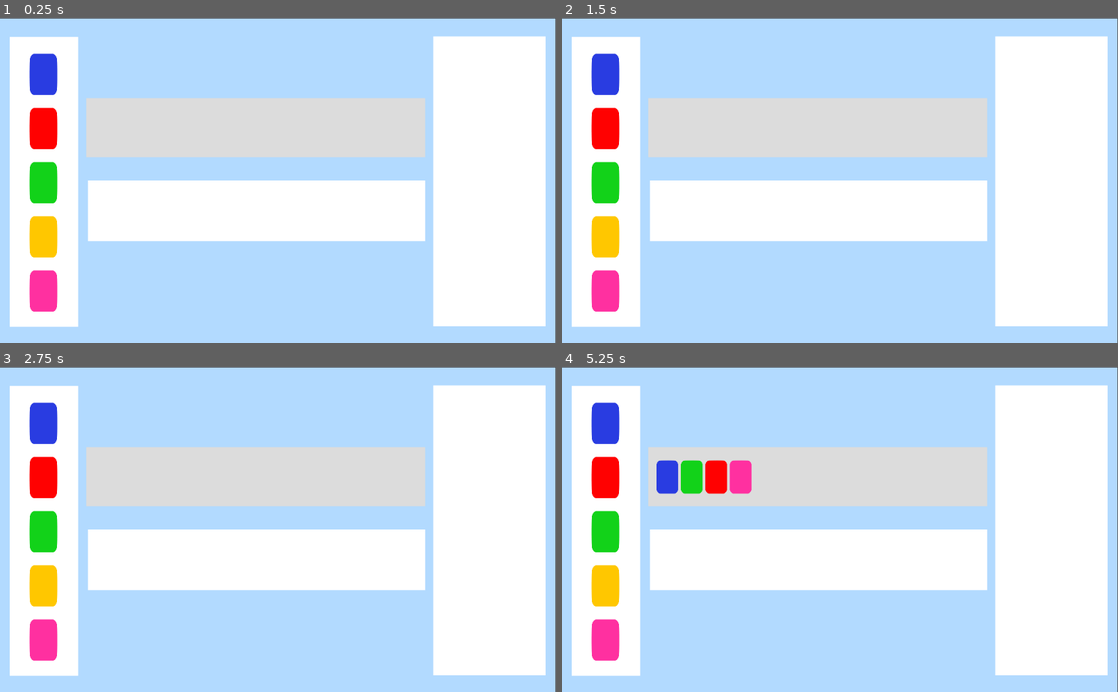
Above: before the commit, frames 1-4 (two rows, left to right).
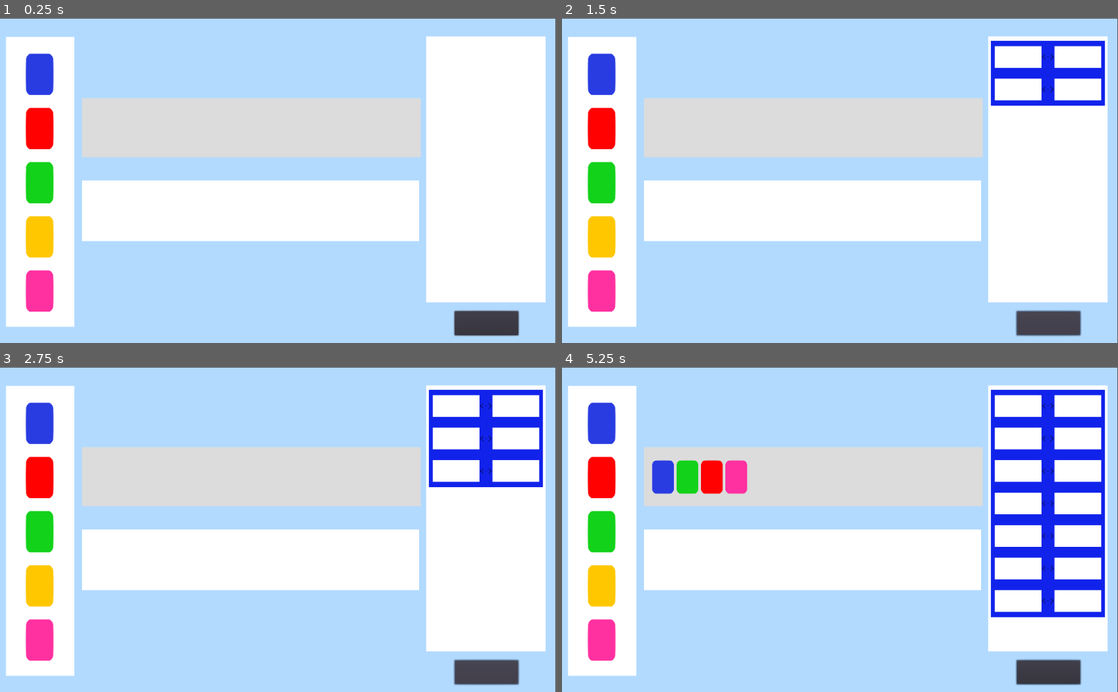
Above: after the commit, the same moments.

Repository: Pertatis/ProjetDomino
Game: Godot game, scene res://Scenes/Main.tscn
Same seed, same stepped clock (60 frames per second), same inputs: the game is played once before the commit and once after it.
Inputs (mouse positions are in pixels of both pictures, inside the frame that each line leads up to):
- Up to frame 1 (0.25 s): no input
- Up to frame 2 (1.5 s): click (1051, 323) at 0.52 s; click (1051, 323) at 1.27 s
- Up to frame 3 (2.75 s): click (489, 672) at 2.02 s
- Up to frame 4 (5.25 s): tap Enter at 2.75, 4.25 s; move the mouse to (606, 422) at 2.77 s; click (606, 422) at 2.92 s; tap Space at 3.5, 5 s; move the mouse to (606, 532) at 3.52 s; click (606, 532) at 3.67 s; move the mouse to (606, 477) at 4.27 s; click (606, 477) at 4.42 s; move the mouse to (606, 640) at 5.02 s; click (606, 640) at 5.17 s

The runs differ from the first frame. In frame 1, 6.1% of the frame differs, in the area x 1-99%, y 5-99%; in frame 2, 8.0%; in frame 3, 8.8%; in frame 4, 13%.

Commit message:
rules addition working

Diff:
--- /dev/null
+++ b/Graphics/double-arrow-svgrepo-com.svg
@@ -0,0 +1,12 @@
+<!DOCTYPE svg PUBLIC "-//W3C//DTD SVG 1.1//EN" "http://www.w3.org/Graphics/SVG/1.1/DTD/svg11.dtd">
+
+<!-- Uploaded to: SVG Repo, www.svgrepo.com, Transformed by: SVG Repo Mixer Tools -->
+<svg fill="#000000" height="256px" width="256px" version="1.1" id="Layer_1" xmlns="http://www.w3.org/2000/svg" xmlns:xlink="http://www.w3.org/1999/xlink" viewBox="0 0 512.04 512.04" xml:space="preserve" transform="matrix(1, 0, 0, 1, 0, 0)">
+
+<g id="SVGRepo_bgCarrier" stroke-width="0"/>
+
+<g id="SVGRepo_tracerCarrier" stroke-linecap="round" stroke-linejoin="round"/>
+
+<g id="SVGRepo_iconCarrier"> <g> <g> <path d="M508.933,248.353L402.267,141.687c-4.267-4.053-10.987-3.947-15.04,0.213c-3.947,4.16-3.947,10.667,0,14.827 l88.427,88.427H36.4l88.427-88.427c4.053-4.267,3.947-10.987-0.213-15.04c-4.16-3.947-10.667-3.947-14.827,0L3.12,248.353 c-4.16,4.16-4.16,10.88,0,15.04L109.787,370.06c4.267,4.053,10.987,3.947,15.04-0.213c3.947-4.16,3.947-10.667,0-14.827 L36.4,266.593h439.147L387.12,355.02c-4.267,4.053-4.373,10.88-0.213,15.04c4.053,4.267,10.88,4.373,15.04,0.213 c0.107-0.107,0.213-0.213,0.213-0.213l106.667-106.667C513.093,259.34,513.093,252.513,508.933,248.353z"/> </g> </g> </g>
+
+</svg>
--- a/Scenes/Main.gd
+++ b/Scenes/Main.gd
@@ -6,6 +6,11 @@
 var domino_green:PackedScene = preload("res://Scenes/Domino/DominoPalette/DominoPaletteVert.tscn")
 var pinkfloyd:PackedScene = preload("res://Scenes/Domino/DominoPalette/DominoPaletteRose.tscn")
 var domino_yellow:PackedScene = preload("res://Scenes/Domino/DominoPalette/DominoPaletteJaune.tscn")
+
+var regle_inst:PackedScene = preload("res://Scenes/Règle.tscn")
+
+
+
 
 var base:bool = false
 var objectif:bool = false
@@ -87,7 +92,21 @@
 
 func _on_PanelObjectif_gui_input(event):
 	if event is InputEventMouseButton and event.button_index == BUTTON_LEFT and event.is_pressed():
+		objectif = true
+		$"%PanelObjectif".color = Color.gainsboro
 		base = false
-		objectif = true
 		$"%PanelBase".color = Color.white
-		$"%PanelObjectif".color = Color.gainsboro
+
+
+func _on_Button_pressed():
+	var instance_regle = regle_inst.instance()
+	instance_regle.position = $"%ReglePoint".position + (Vector2.DOWN * 60 * ($"%PanelRegles".get_child_count() - 1))
+	instance_regle.connect("regle_activer",self,"regle_activer_handle")
+	$"%PanelRegles".add_child(instance_regle)
+
+func regle_activer_handle():
+	print('cc')
+	base = false
+	objectif = false
+	$"%PanelBase".color = Color.white
+	$"%PanelObjectif".color = Color.white
--- a/Scenes/Main.tscn
+++ b/Scenes/Main.tscn
@@ -27,9 +27,9 @@
 
 [node name="PanelObjectif" type="ColorRect" parent="PanelFond"]
 unique_name_in_owner = true
-margin_left = 65.0
+margin_left = 54.0
 margin_top = 185.0
-margin_right = 686.0
+margin_right = 675.0
 margin_bottom = 297.0
 rect_pivot_offset = Vector2( 172, 41 )
 mouse_filter = 1
@@ -39,16 +39,22 @@
 position = Vector2( 35, 55 )
 
 [node name="PanelRegles" type="ColorRect" parent="PanelFond"]
-margin_left = 701.0
+unique_name_in_owner = true
+margin_left = 688.0
 margin_top = -81.0
 margin_right = 908.0
-margin_bottom = 454.0
+margin_bottom = 410.0
 rect_pivot_offset = Vector2( 68, 439 )
+mouse_filter = 1
+
+[node name="ReglePoint" type="Position2D" parent="PanelFond/PanelRegles"]
+unique_name_in_owner = true
+position = Vector2( 5, 8 )
 
 [node name="PanelPalette" type="ColorRect" parent="PanelFond"]
-margin_left = -79.0
+margin_left = -86.0
 margin_top = -80.0
-margin_right = 47.0
+margin_right = 40.0
 margin_bottom = 455.0
 mouse_filter = 2
 
@@ -74,9 +80,9 @@
 
 [node name="PanelBase" type="ColorRect" parent="PanelFond"]
 unique_name_in_owner = true
-margin_left = 62.0
+margin_left = 54.0
 margin_top = 33.0
-margin_right = 686.0
+margin_right = 678.0
 margin_bottom = 142.0
 rect_pivot_offset = Vector2( 172, 41 )
 mouse_filter = 1
@@ -84,6 +90,12 @@
 [node name="BasePoint" type="Position2D" parent="PanelFond/PanelBase"]
 unique_name_in_owner = true
 position = Vector2( 35, 55 )
+
+[node name="Button" type="Button" parent="."]
+margin_left = 837.0
+margin_top = 541.0
+margin_right = 955.0
+margin_bottom = 586.0
 
 [connection signal="gui_input" from="PanelFond/PanelObjectif" to="." method="_on_PanelObjectif_gui_input"]
 [connection signal="click_domino_bleu" from="PanelFond/PanelPalette/DominoPaletteBleu" to="." method="_on_DominoPaletteBleu_click_domino_bleu"]
@@ -93,3 +105,4 @@
 [connection signal="click_domino_rose" from="PanelFond/PanelPalette/DominoPaletteRose" to="." method="_on_DominoPaletteRose_click_domino_rose"]
 [connection signal="click_domino_jaune" from="PanelFond/PanelPalette/DominoPaletteJaune" to="." method="_on_DominoPaletteJaune_click_domino_jaune"]
 [connection signal="gui_input" from="PanelFond/PanelBase" to="." method="_on_PanelBase_gui_input"]
+[connection signal="pressed" from="Button" to="." method="_on_Button_pressed"]
--- /dev/null
+++ b/Scenes/Règle.gd
@@ -0,0 +1,36 @@
+extends Node2D
+
+signal regle_activer
+
+var gauche:bool = false
+var droite:bool = false
+var regle: bool = false
+
+func _ready():
+	pass
+
+
+func _on_ColorRect_gui_input(event):
+	if event is InputEventMouseButton and event.button_index == BUTTON_LEFT and event.is_pressed():
+		regle = true
+		$"%ColorRect".color = Color.ghostwhite
+		if not droite:
+			gauche = true
+			$"%Gauche".color = Color.gainsboro
+	emit_signal("regle_activer")
+
+func _on_Gauche_gui_input(event):
+	if event is InputEventMouseButton and event.button_index == BUTTON_LEFT and event.is_pressed():
+		gauche = true
+		droite = false
+		$"%Gauche".color = Color.gainsboro
+		$"%Droite".color = Color.white
+	emit_signal("regle_activer")
+
+func _on_Droite_gui_input(event):
+	if event is InputEventMouseButton and event.button_index == BUTTON_LEFT and event.is_pressed():
+		gauche = false
+		droite = true
+		$"%Gauche".color = Color.white
+		$"%Droite".color = Color.gainsboro
+	emit_signal("regle_activer")
--- /dev/null
+++ b/Scenes/Règle.tscn
@@ -0,0 +1,83 @@
+[gd_scene load_steps=8 format=2]
+
+[ext_resource path="res://Graphics/double-arrow-svgrepo-com.svg" type="Texture" id=1]
+[ext_resource path="res://Scenes/Règle.gd" type="Script" id=2]
+
+[sub_resource type="RectangleShape2D" id=1]
+extents = Vector2( 105, 30 )
+
+[sub_resource type="StyleBoxFlat" id=4]
+
+[sub_resource type="Theme" id=5]
+Panel/styles/panel = SubResource( 4 )
+
+[sub_resource type="RectangleShape2D" id=2]
+extents = Vector2( 21.5, 10 )
+
+[sub_resource type="RectangleShape2D" id=3]
+extents = Vector2( 21.5, 10 )
+
+[node name="Règle" type="Node2D"]
+script = ExtResource( 2 )
+
+[node name="ColorRect" type="ColorRect" parent="."]
+unique_name_in_owner = true
+margin_right = 210.0
+margin_bottom = 60.0
+mouse_filter = 1
+color = Color( 0.0666667, 0.137255, 0.921569, 1 )
+
+[node name="AreaPrincipale" type="Area2D" parent="ColorRect"]
+visible = false
+
+[node name="CollisionShape2D" type="CollisionShape2D" parent="ColorRect/AreaPrincipale"]
+position = Vector2( 105, 30 )
+shape = SubResource( 1 )
+
+[node name="Gauche" type="ColorRect" parent="ColorRect"]
+unique_name_in_owner = true
+margin_left = 7.0
+margin_top = 10.0
+margin_right = 50.0
+margin_bottom = 30.0
+rect_scale = Vector2( 2, 2 )
+mouse_filter = 1
+theme = SubResource( 5 )
+
+[node name="AreaGauche" type="Area2D" parent="ColorRect/Gauche"]
+visible = false
+
+[node name="CollisionShape2D" type="CollisionShape2D" parent="ColorRect/Gauche/AreaGauche"]
+position = Vector2( 21.5, 10 )
+shape = SubResource( 2 )
+
+[node name="GauchePoint" type="Position2D" parent="ColorRect/Gauche"]
+position = Vector2( 2, 10 )
+
+[node name="Flèche" type="Sprite" parent="ColorRect"]
+position = Vector2( 105, 30 )
+scale = Vector2( 0.08, 0.08 )
+texture = ExtResource( 1 )
+
+[node name="Droite" type="ColorRect" parent="ColorRect"]
+unique_name_in_owner = true
+margin_left = 117.0
+margin_top = 10.0
+margin_right = 160.0
+margin_bottom = 30.0
+rect_scale = Vector2( 2, 2 )
+mouse_filter = 1
+
+[node name="DroitePoint" type="Position2D" parent="ColorRect/Droite"]
+position = Vector2( 2, 10 )
+
+[node name="AreaDroite" type="Area2D" parent="ColorRect/Droite"]
+visible = false
+
+[node name="CollisionShape2D" type="CollisionShape2D" parent="ColorRect/Droite/AreaDroite"]
+position = Vector2( 21.5, 10 )
+shape = SubResource( 3 )
+
+[connection signal="gui_input" from="ColorRect" to="." method="_on_ColorRect_gui_input"]
+[connection signal="gui_input" from="ColorRect/Gauche" to="." method="_on_Gauche_gui_input"]
+[connection signal="gui_input" from="ColorRect/Droite" to="." method="_on_Droite_gui_input"]
Not shown, added: Graphics/double-arrow-svgrepo-com.svg.import
